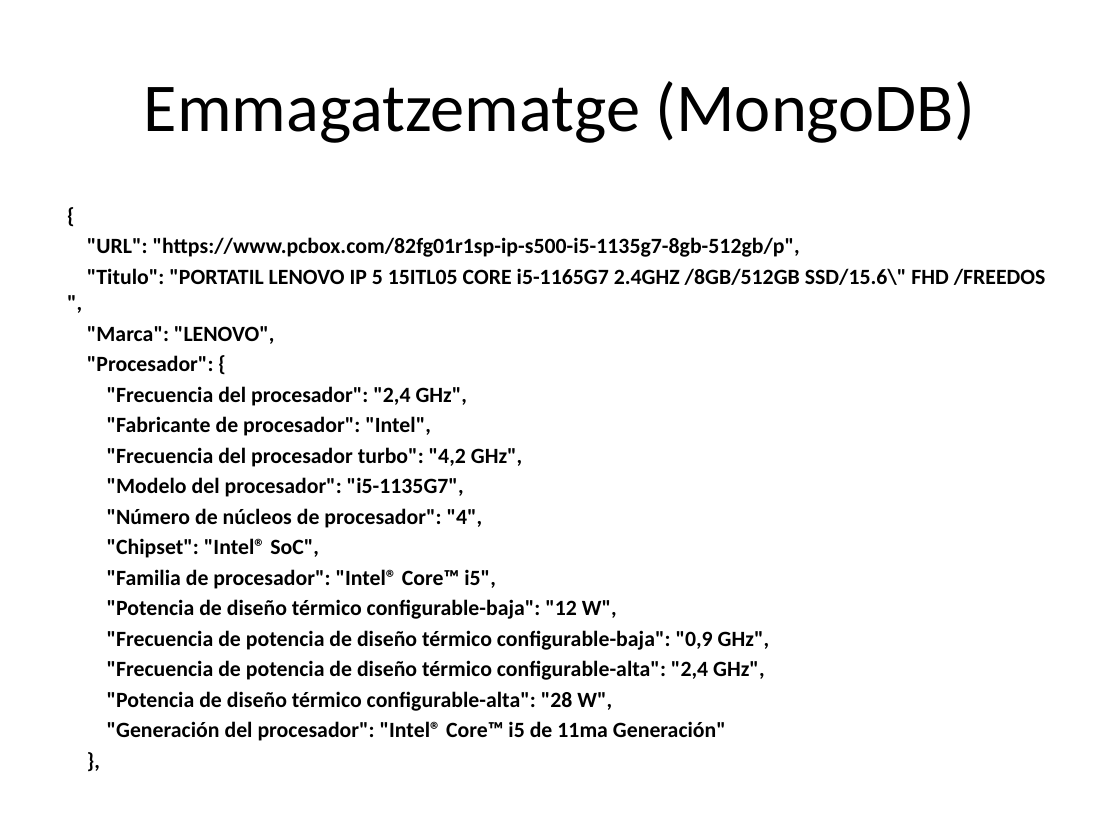
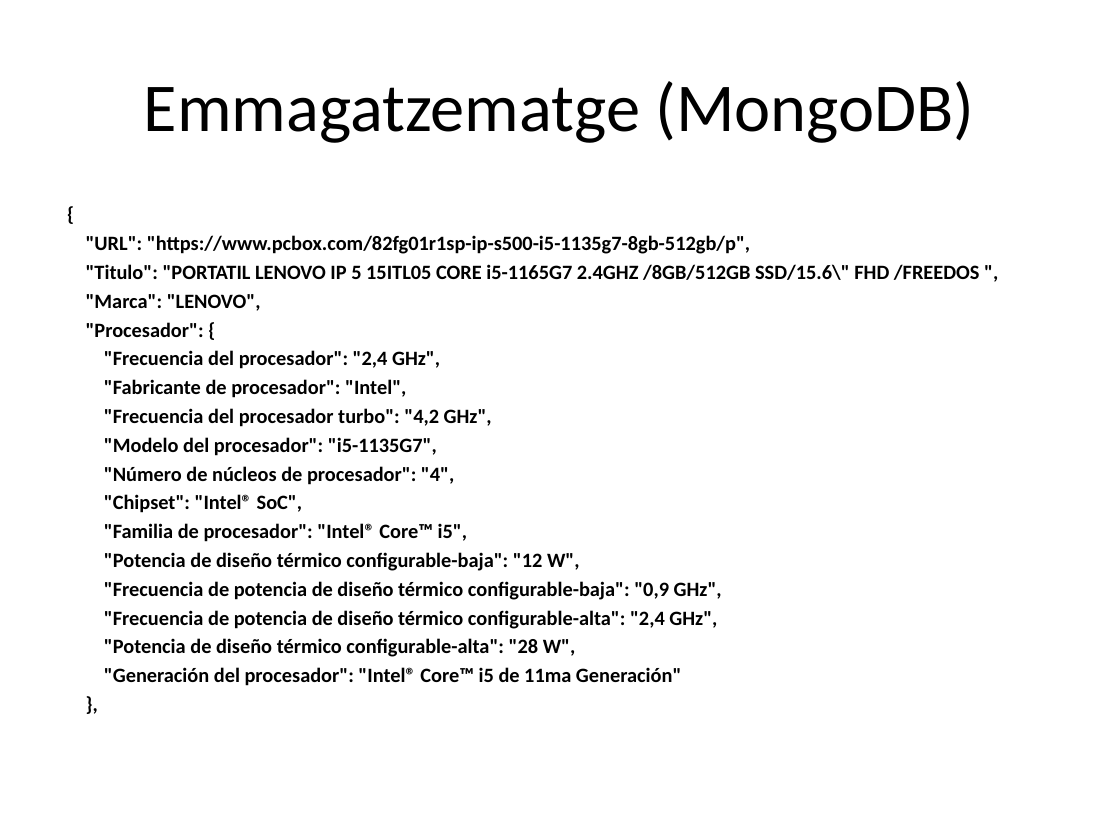
Before and after one commit to OlVeRaS94/PROYECTO-PIA-OFERTAS, a slide deck: slide 6 of presentacion_chollos.pptx. Drawn at 1120x840 pixels with LibreOffice and Linux fonts; fonts in the diff are those of the drawing. Boxes give left, top, right and bottom in pixels: in the first picture for what was removed or moved away, otherwise in the second. Text is boxed around its words. In the diff, an @@ line names an element or a change of style, - is before the commit and + after.

```diff
--- a/presentacion_chollos.pptx
+++ b/presentacion_chollos.pptx
@@ text "{" at (x1=86, y1=235, x2=980, y2=686): size 14 to 13.1 pt @@
```
Also in this commit, not shown: 4 other slides changed, 1 slide added, 2 slides removed.
